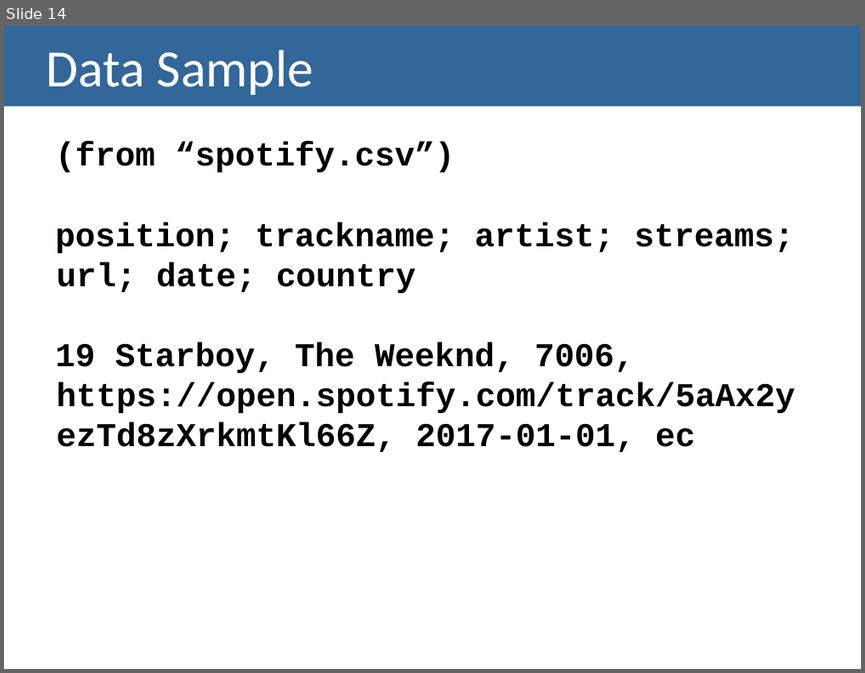
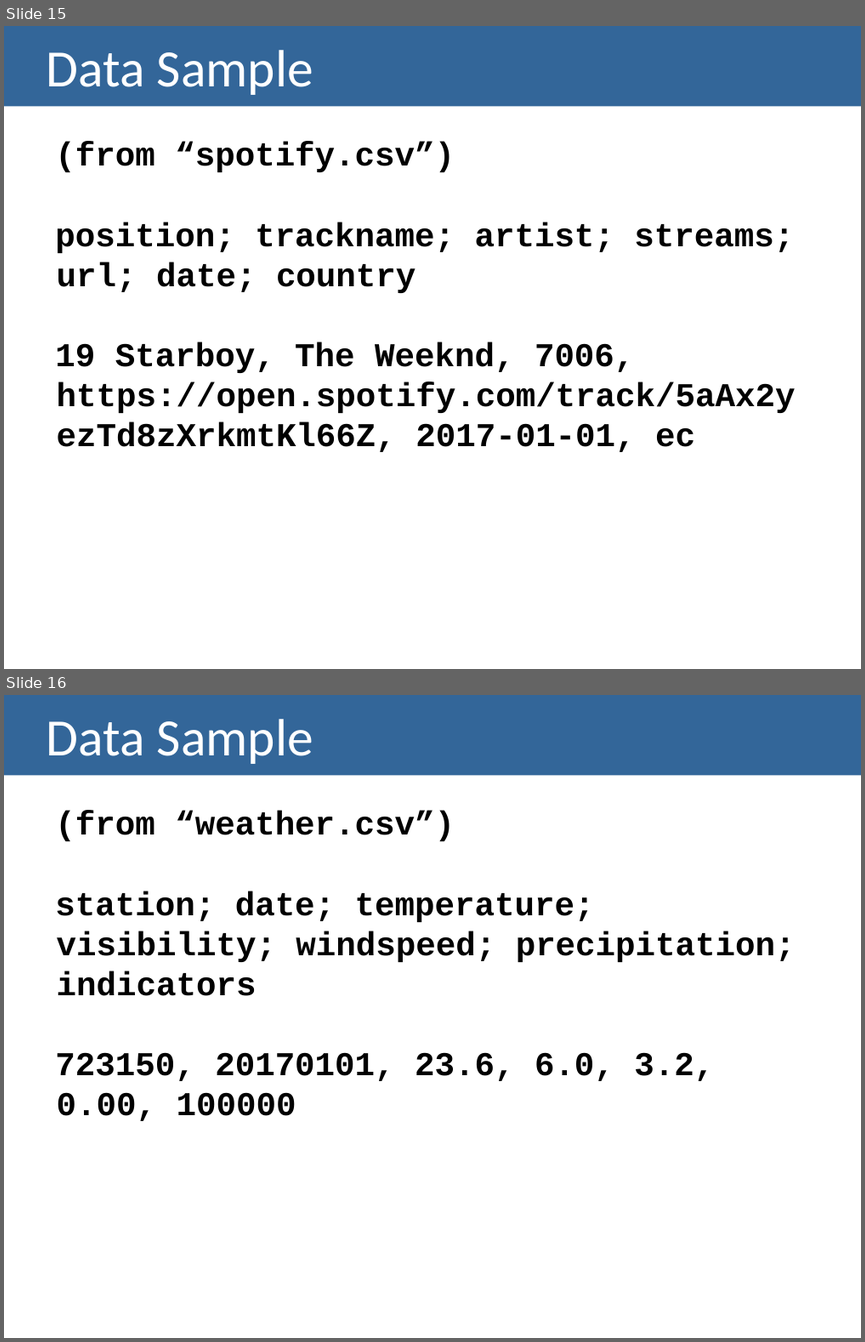
Before and after one commit to regouga/VI-MEIC-1819, a slide deck: Lab 02/Lab 02.pptx. Shown one above the other, each under a label of ours: slide 14 before the commit, slides 15 and 16 after it. The pictures are 865x673 and 865x1342 pixels, drawn with LibreOffice and Linux fonts; fonts in the diff are those of the drawing. Boxes give left, top, right and bottom in pixels: in the first picture for what was removed or moved away, otherwise in the second. Text is boxed around its words. In the diff, an @@ line names an element or a change of style, - is before the commit and + after.

```diff
--- a/Lab 02/Lab 02.pptx
+++ b/Lab 02/Lab 02.pptx
@@ slide 16 added at (4, 695, 861, 1338), background #FFFFFF @@
@@ title added at (4, 695, 861, 776), fill #336699, 44 pt, text #FFFFFF @@
+Data Sample
@@ text added at (55, 811, 795, 1121), 28 pt, text #000000, bold @@
+(from “weather.csv”)
+station; date; temperature; visibility; windspeed; precipitation; indicators
+723150, 20170101, 23.6, 6.0, 3.2, 0.00, 100000
@@ what was slide 14 is now slide 15 @@
```
Also in this commit, not shown: 6 slides changed, 2 other slides added, 1 slide removed, 3 other files.
